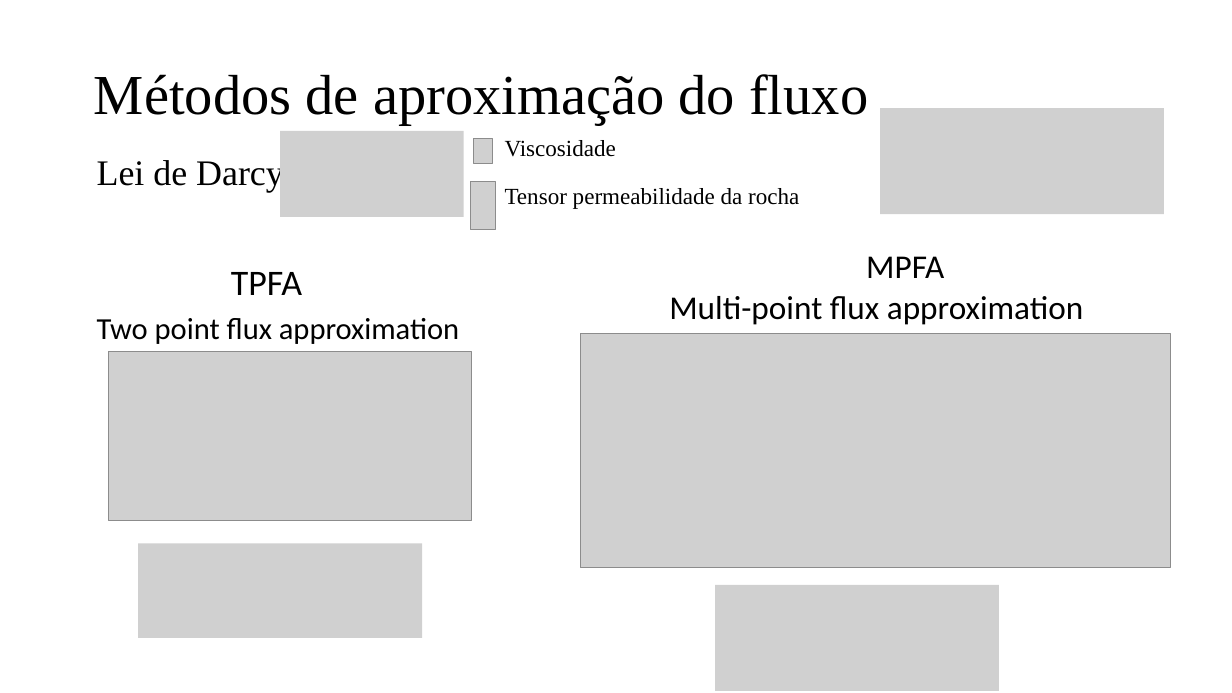
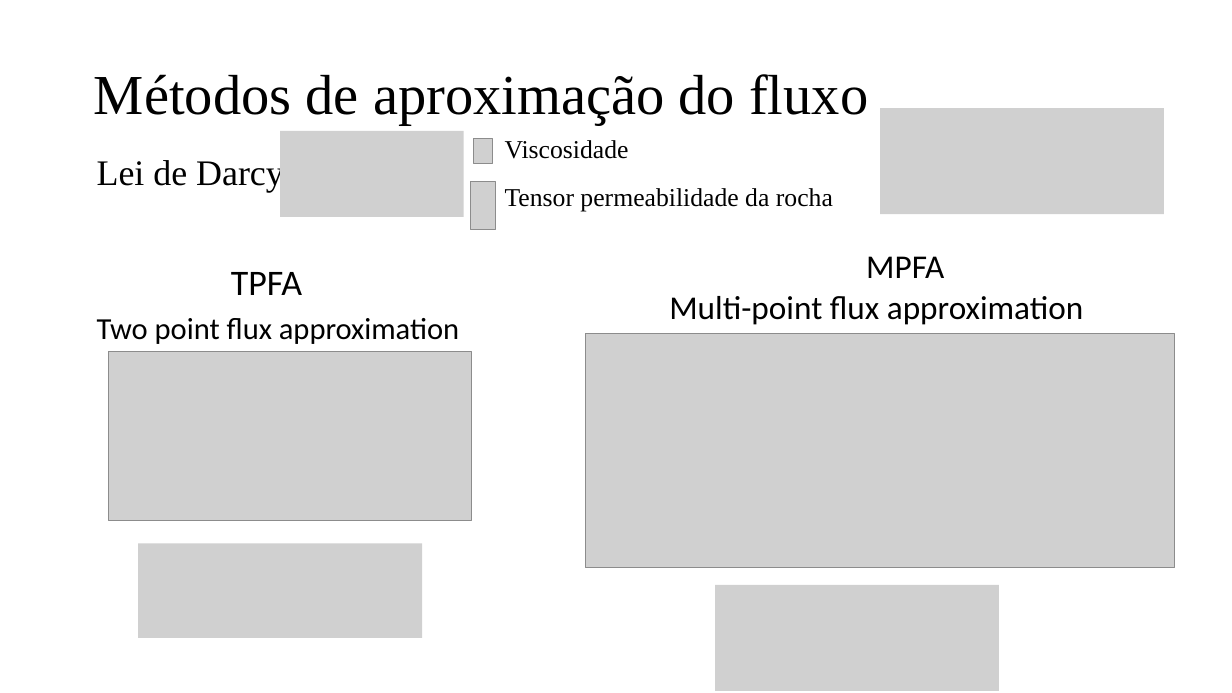
Before and after one commit to jpra2/matlab_mestrado, a slide deck: slide 17 of eds2/Apresentação EDS II.pptx (slide 10 before the commit). Drawn at 1232x693 pixels with LibreOffice and Linux fonts; fonts in the diff are those of the drawing; grey boxes stand for pictures. Boxes give left, top, right and bottom in pixels: in the first picture for what was removed or moved away, otherwise in the second. Text is boxed around its words. In the diff, an @@ line names an element or a change of style, - is before the commit and + after.

```diff
--- a/eds2/Apresentação EDS II.pptx
+++ b/eds2/Apresentação EDS II.pptx
@@ text "Viscosidade" at bbox=[505, 140, 629, 159]: size 18 to 20 pt @@
@@ text "Tensor permeabilidade da rocha" at bbox=[505, 188, 833, 212]: size 18 to 20 pt @@
@@ picture: place and size @@
-picture at bbox=[580, 334, 1170, 567]
+picture at bbox=[585, 334, 1175, 567]
```
Also in this commit, not shown: 3 other slides changed, 28 slides added.
